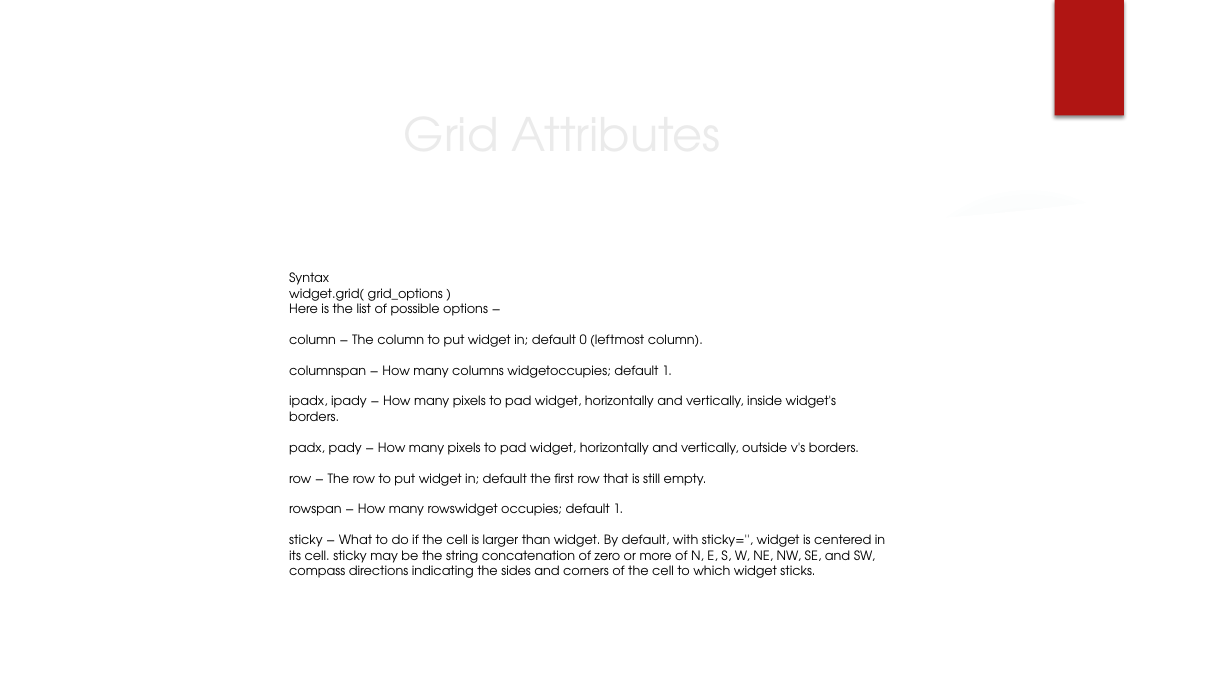
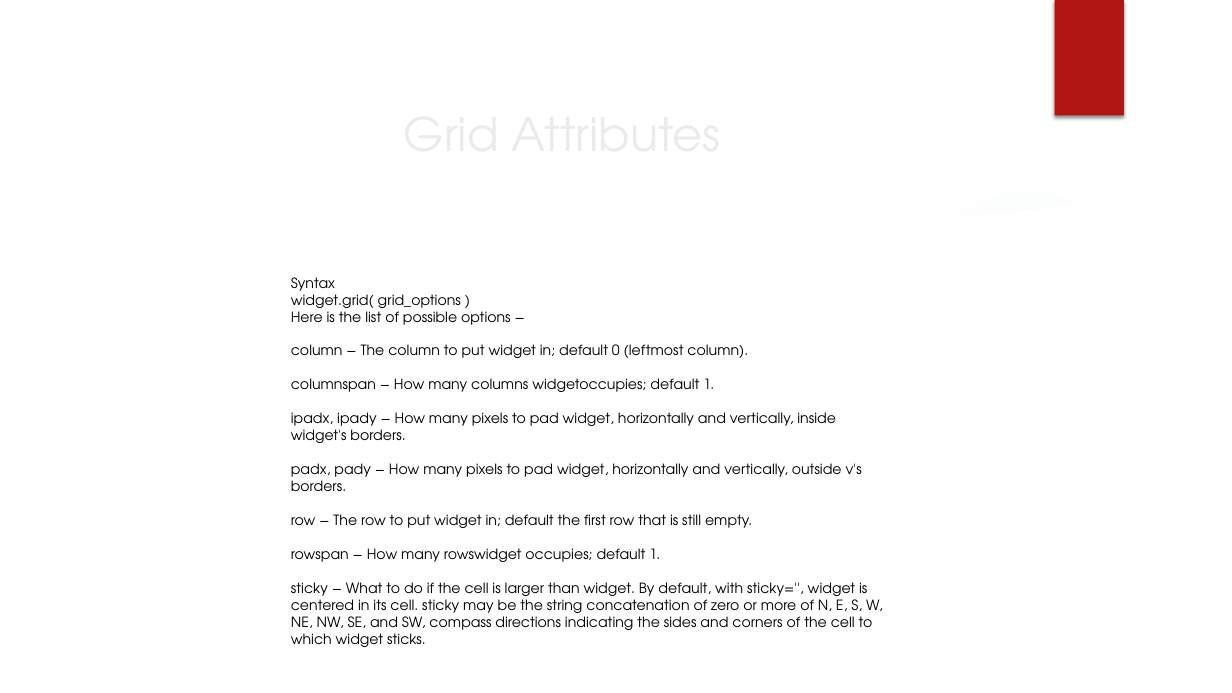
Before and after one commit to scottbing/SB_5410_Midterm_Challenge, a slide deck: slide 17 of TKinter.pptx (slide 14 before the commit). Drawn at 1232x693 pixels with LibreOffice and Linux fonts; fonts in the diff are those of the drawing; background and template pictures are left out. Boxes give left, top, right and bottom in pixels: in the first picture for what was removed or moved away, otherwise in the second. Text is boxed around its words. In the diff, an @@ line names an element or a change of style, - is before the commit and + after.

```diff
--- a/TKinter.pptx
+++ b/TKinter.pptx
@@ text "Syntax" at (x1=291, y1=277, x2=882, y2=647): size 10 to 11 pt @@
```
Also in this commit, not shown: 4 other slides changed, 9 slides added.
